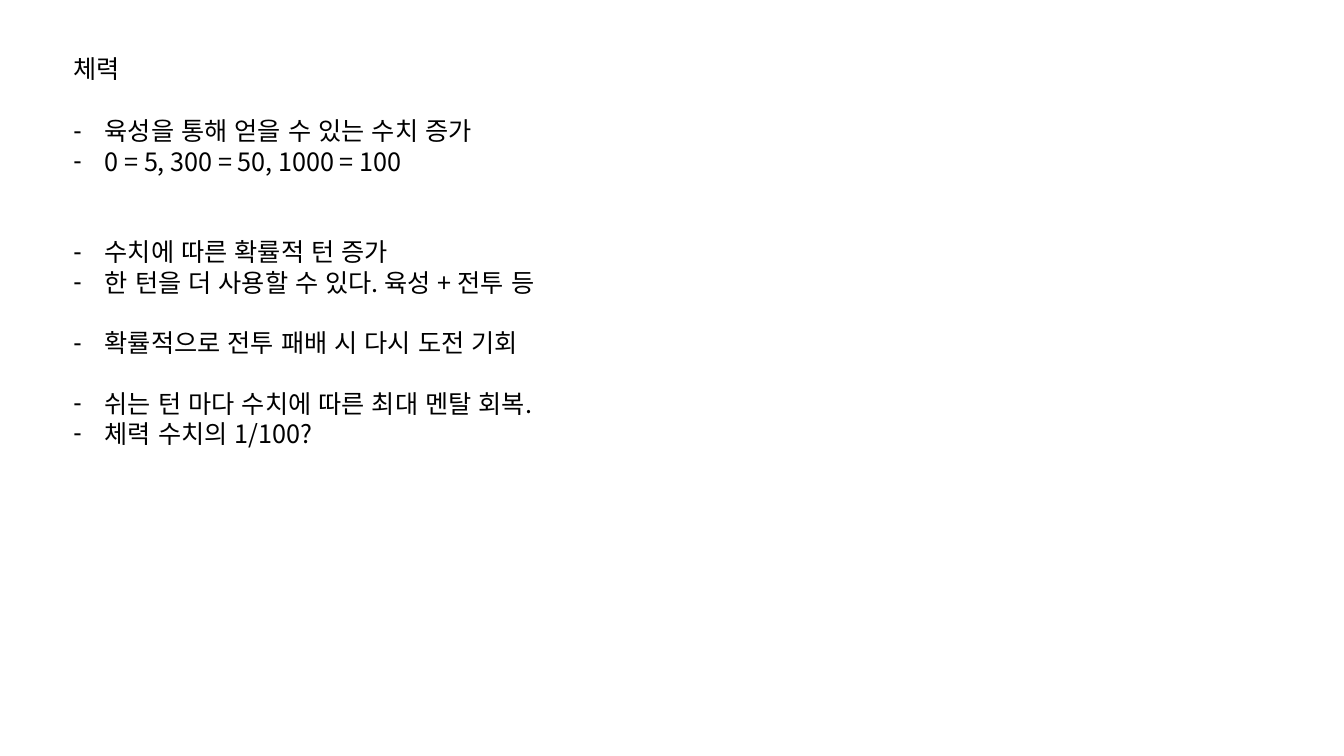
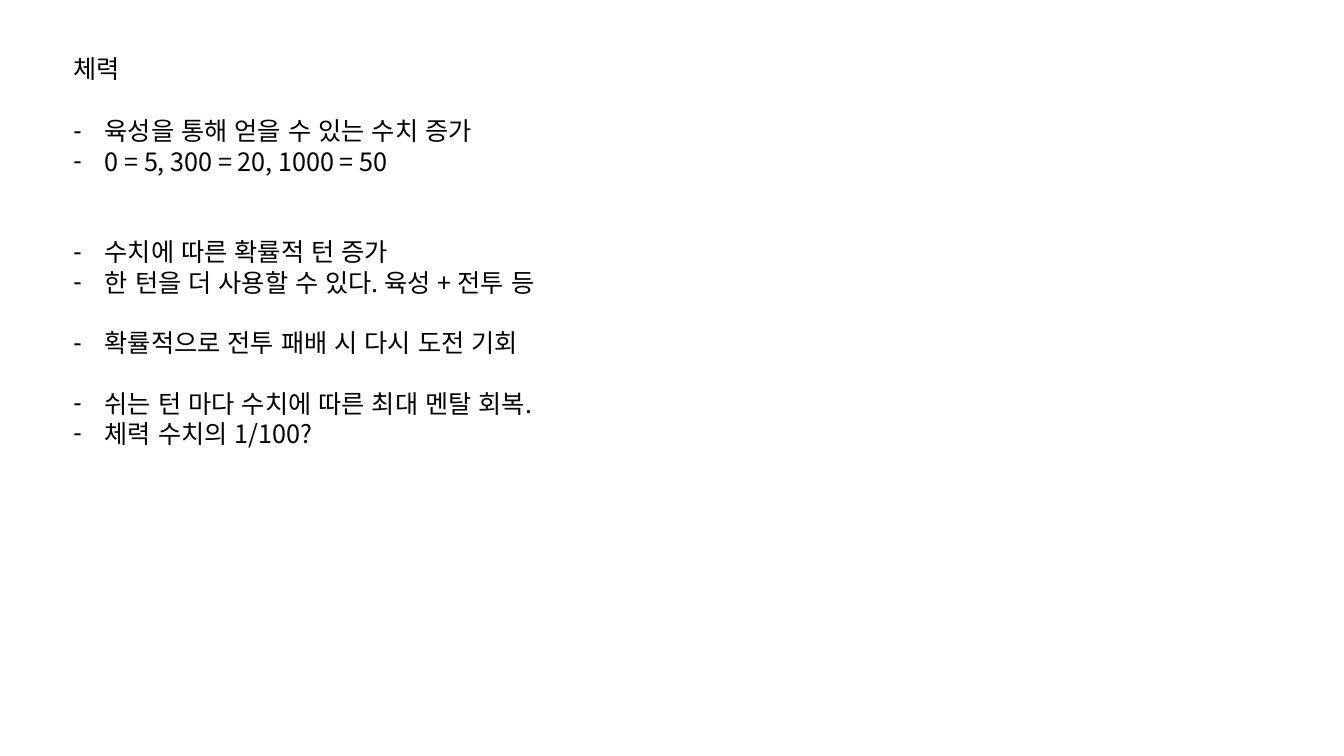
Before and after one commit to IdfKLeh/capstone, a slide deck: slide 4 of 육성.pptx. Drawn at 1344x756 pixels with LibreOffice and Linux fonts; fonts in the diff are those of the drawing. Boxes give left, top, right and bottom in pixels: in the first picture for what was removed or moved away, otherwise in the second. Text is boxed around its words. In the diff, an @@ line names an element or a change of style, - is before the commit and + after.

```diff
--- a/육성.pptx
+++ b/육성.pptx
@@ text at [105,152,388,176]: text changed @@
-– 0 = 5, 300 = 50, 1000 = 100
+– 0 = 5, 300 = 20, 1000 = 50
```
Also in this commit, not shown: 2 other slides changed, 3 other files.
